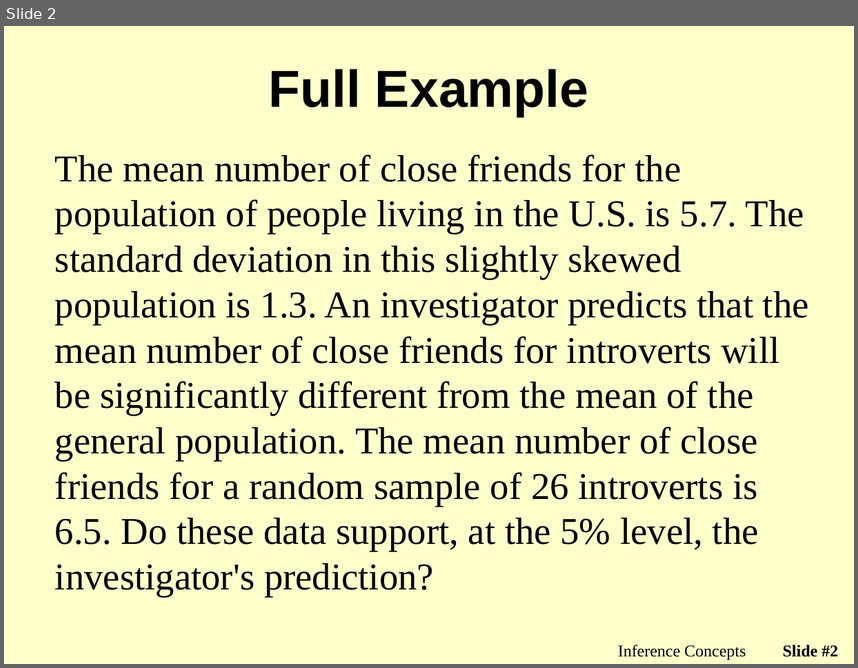
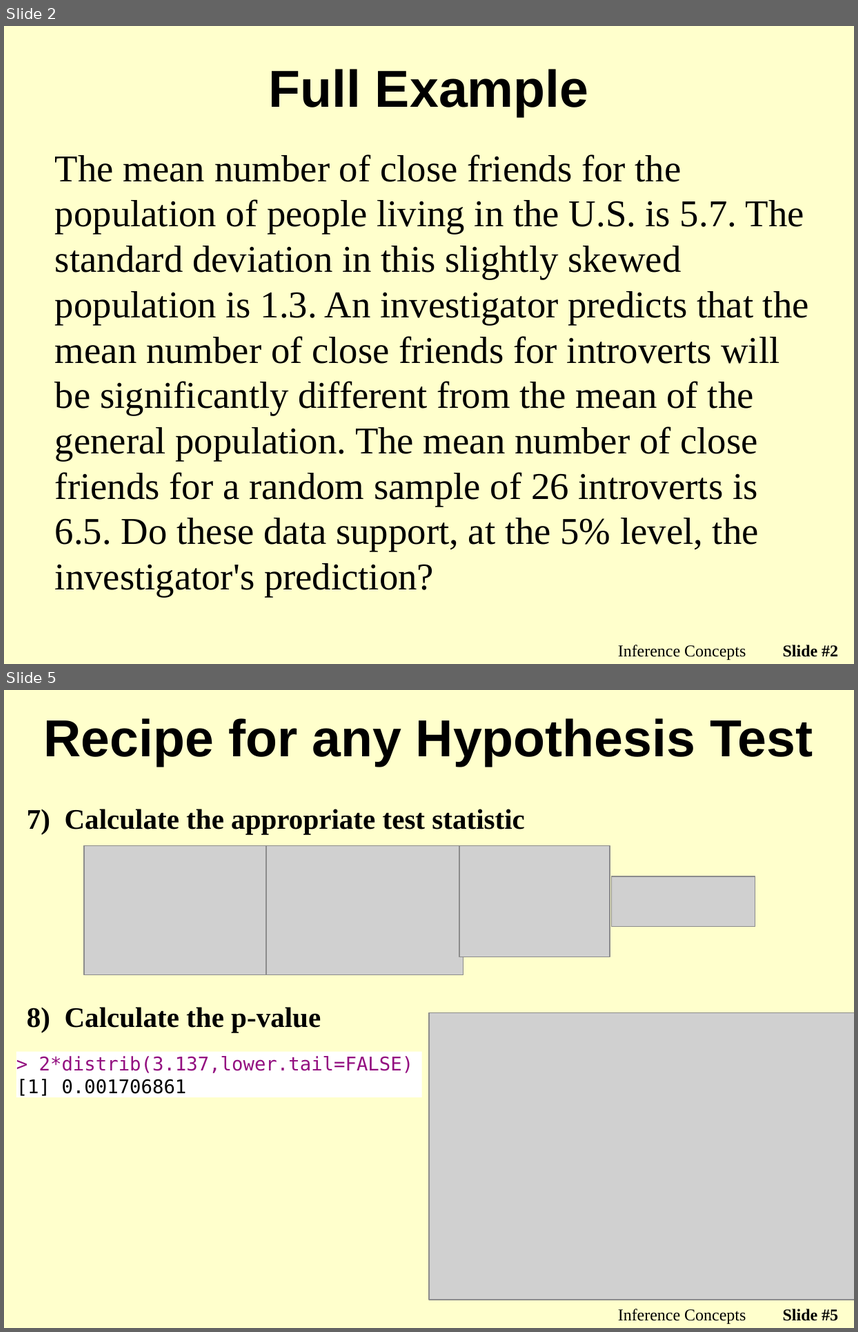
Before and after one commit to droglenc/NCMTH107, a slide deck: modules/1_Sample_Z/PPT2.pptx. Shown one above the other, each under a label of ours: slide 2 before the commit, slides 2 and 5 after it; the slides between them are not shown. The pictures are 858x668 and 858x1332 pixels, drawn with LibreOffice and Linux fonts; fonts in the diff are those of the drawing; grey boxes stand for pictures; background and template pictures are left out. Boxes give left, top, right and bottom in pixels: in the first picture for what was removed or moved away, otherwise in the second. Text is boxed around its words. In the diff, an @@ line names an element or a change of style, - is before the commit and + after.

Commit message:
More changes to z-test module

```diff
--- a/modules/1_Sample_Z/PPT2.pptx
+++ b/modules/1_Sample_Z/PPT2.pptx
@@ slide 5 added at <box>4,690,854,1328</box>, background picture (left out) @@
@@ title added at <box>44,718,813,767</box>, 44 pt, text #000000, bold @@
+Recipe for any Hypothesis Test
@@ text added at <box>27,809,525,1032</box>, 24 pt, text #000000, bold @@
+7) Calculate the appropriate test statistic
+8) Calculate the p-value
@@ picture added at <box>84,845,274,975</box> @@
@@ picture added at <box>266,845,463,975</box> @@
@@ picture added at <box>459,845,610,956</box> @@
@@ picture added at <box>612,876,755,926</box> @@
@@ picture added at <box>429,1012,854,1299</box> @@
@@ rectangle added at <box>16,1052,422,1097</box>, fill #FFFFFF, 16 pt, text #930F80 @@
+> 2*distrib(3.137,lower.tail=FALSE)
+[1] 0.001706861
@@ text added at <box>618,1308,746,1323</box>, 14 pt, text #000000 @@
+Inference Concepts
@@ page number added at <box>783,1308,838,1321</box>, 14 pt, text #000000, bold @@
+Slide #5
```
Also in this commit, not shown: 4 other slides added, 2 other files.
